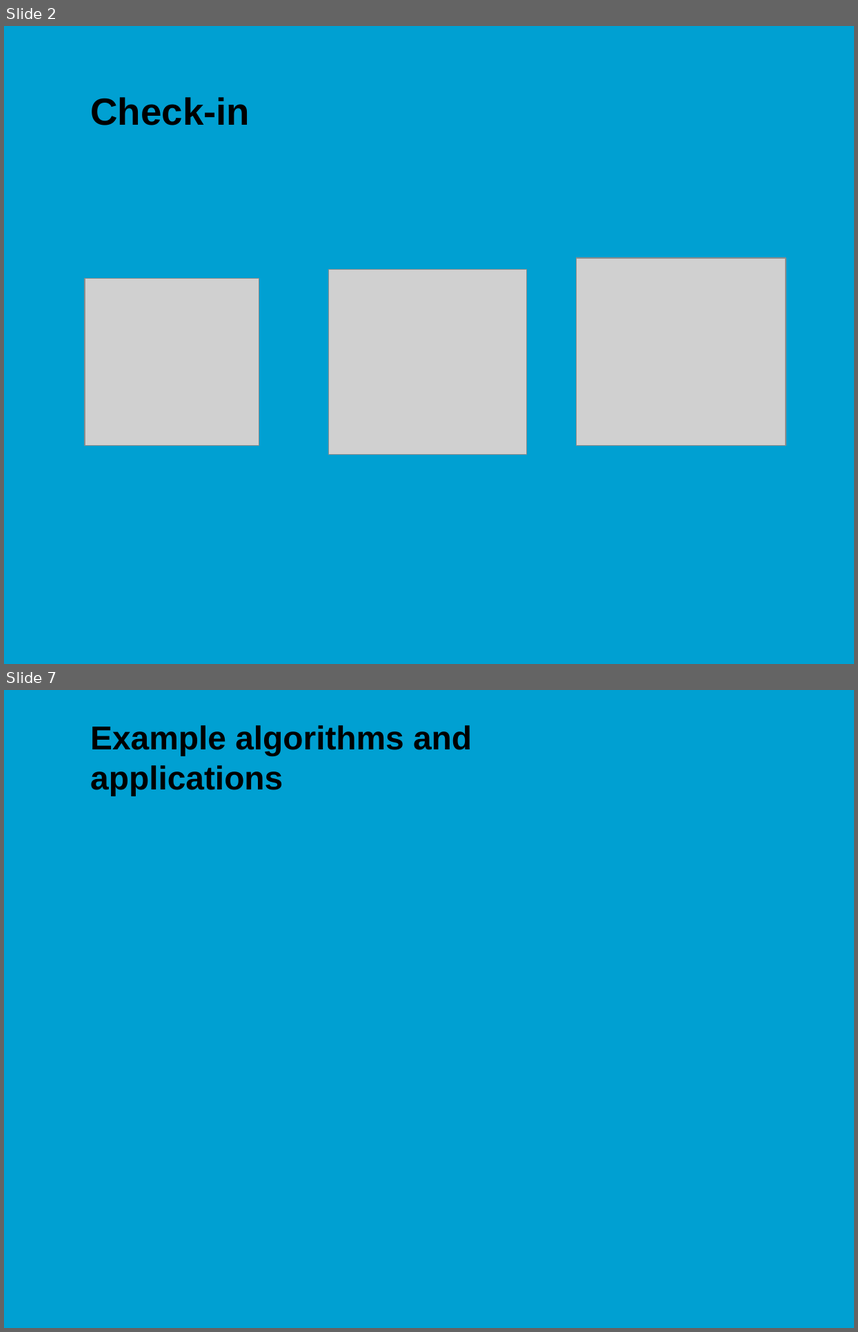
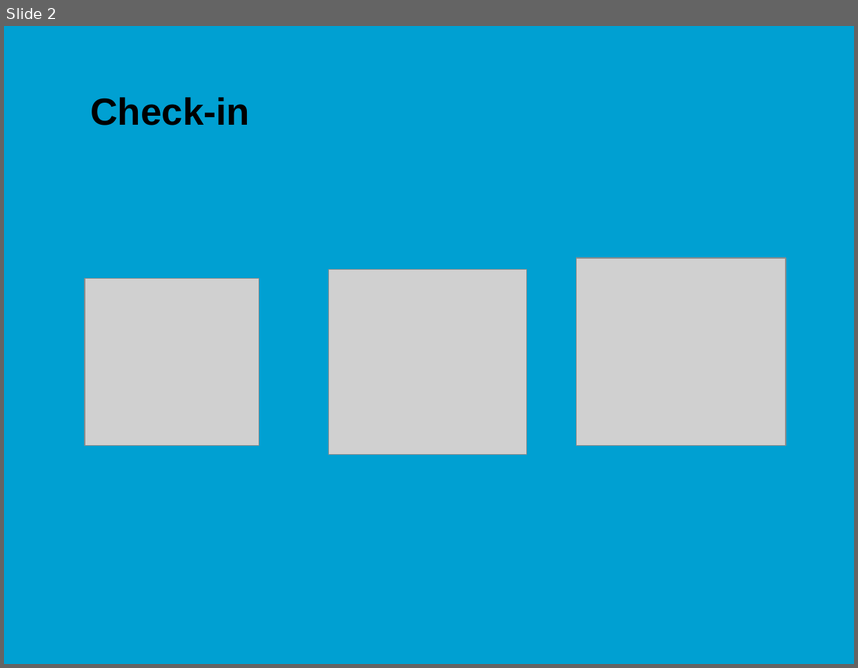
Before and after one commit to jonasmoons/data-driven-learning, a slide deck: slides/ddl-w6l1.pptx. Shown one above the other, each under a label of ours: slides 2 and 7 before the commit, slide 2 after it; the slides between them are not shown. The pictures are 858x1332 and 858x668 pixels, drawn with LibreOffice and Linux fonts; fonts in the diff are those of the drawing; grey boxes stand for pictures; background and template pictures are left out. Boxes give left, top, right and bottom in pixels: in the first picture for what was removed or moved away, otherwise in the second. Text is boxed around its words. In the diff, an @@ line names an element or a change of style, - is before the commit and + after.

```diff
--- a/slides/ddl-w6l1.pptx
+++ b/slides/ddl-w6l1.pptx
@@ slide 7 removed at [4,690,854,1328], background picture (left out) @@
@@ title removed at [90,725,472,796] @@
-Example algorithms and applications
```
Also in this commit, not shown: 5 slides changed, 22 slides added, 10 other slides removed, 7 other files.
